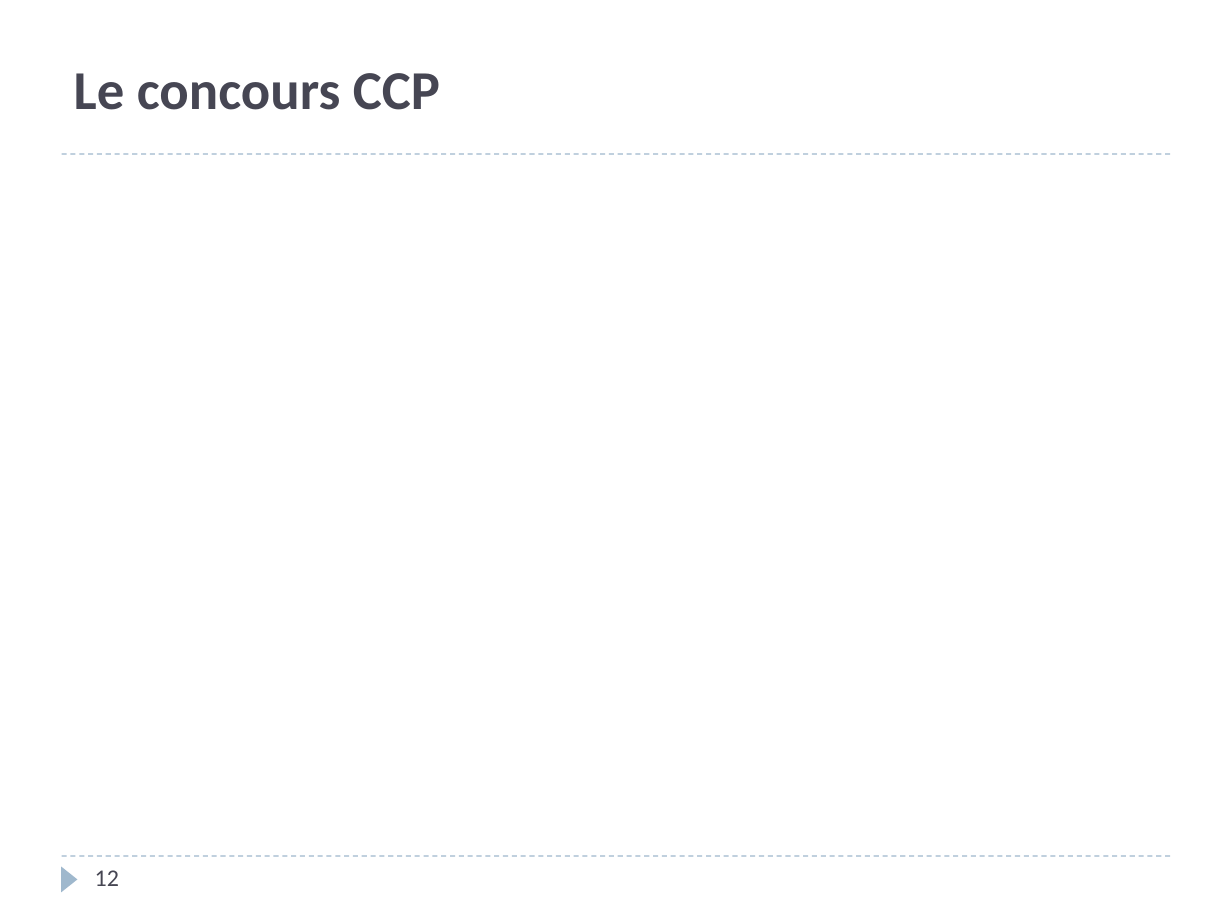
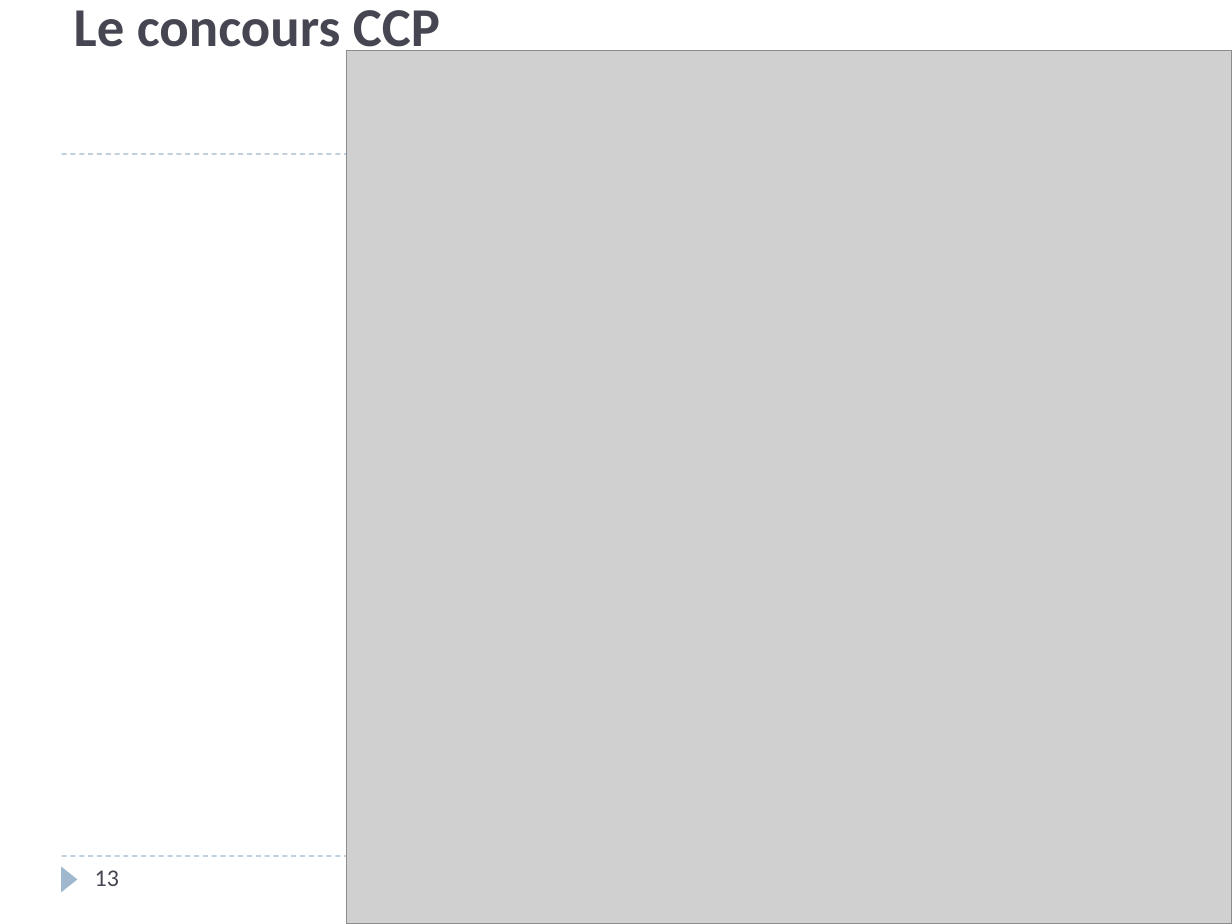
Before and after one commit to xpessoles/PSI, a slide deck: slide 13 of PreparationOral/PreparationOral.pptx (slide 12 before the commit). Drawn at 1232x924 pixels with LibreOffice and Linux fonts; fonts in the diff are those of the drawing; grey boxes stand for pictures. Boxes give left, top, right and bottom in pixels: in the first picture for what was removed or moved away, otherwise in the second. Text is boxed around its words. In the diff, an @@ line names an element or a change of style, - is before the commit and + after.

```diff
--- a/PreparationOral/PreparationOral.pptx
+++ b/PreparationOral/PreparationOral.pptx
@@ title "Le concours CCP" rewrapped from bbox=[74, 73, 440, 110] to bbox=[74, 10, 440, 59] @@
@@ picture added at bbox=[346, 51, 1232, 924] @@
@@ page number at bbox=[95, 870, 119, 886]: text changed @@
-12
+13
```
Also in this commit, not shown: 3 other slides changed, 6 slides added.
